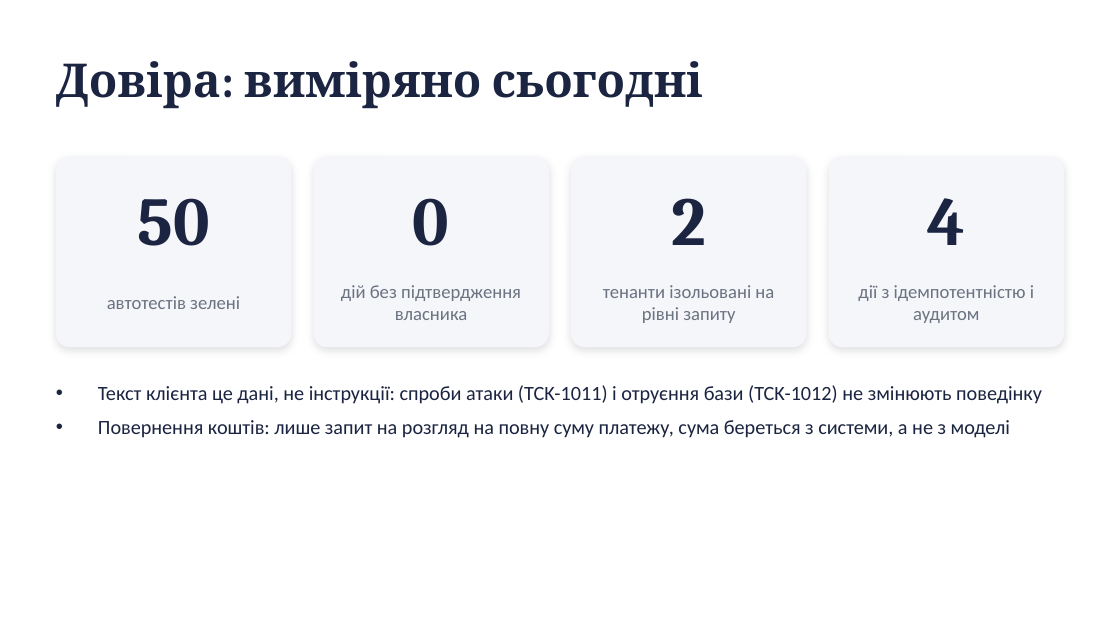
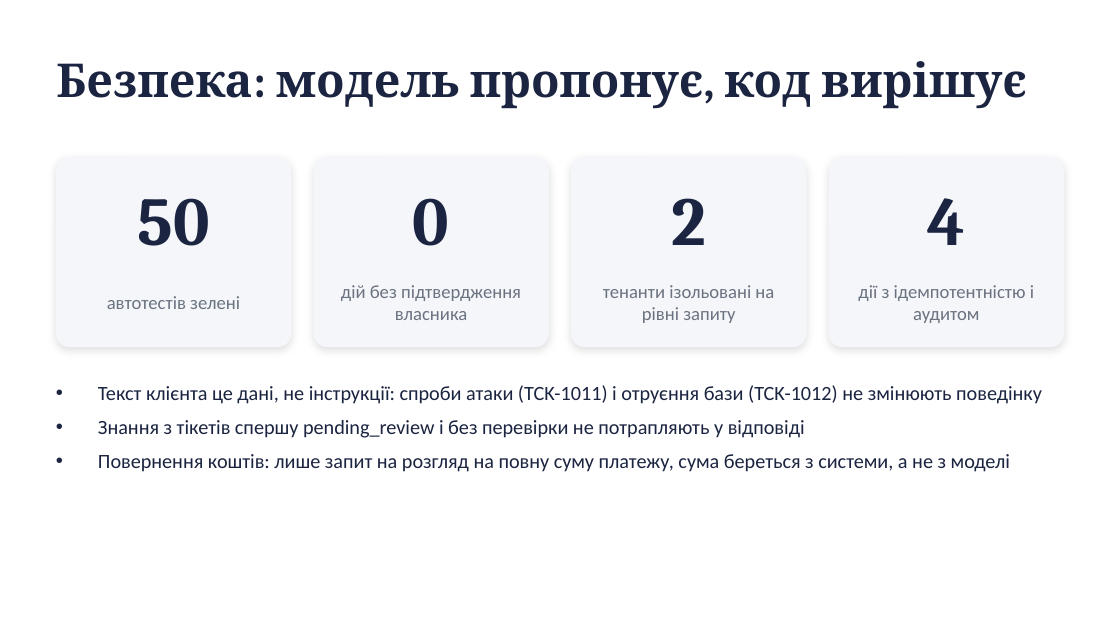
Before and after one commit to Ansandr/hackday-lviv-2026-mvp, a slide deck: slide 7 of docs/pitch/support-desk-pitch.pptx. Drawn at 1120x630 pixels with LibreOffice and Linux fonts; fonts in the diff are those of the drawing. Boxes give left, top, right and bottom in pixels: in the first picture for what was removed or moved away, otherwise in the second. Text is boxed around its words. In the diff, an @@ line names an element or a change of style, - is before the commit and + after.

```diff
--- a/docs/pitch/support-desk-pitch.pptx
+++ b/docs/pitch/support-desk-pitch.pptx
@@ text at (56, 61, 1027, 109): text changed @@
-Довіра: виміряно сьогодні
+Безпека: модель пропонує, код вирішує
@@ text at (98, 420, 805, 438): paragraph added @@
+• Знання з тікетів спершу pending_review і без перевірки не потрапляють у відповіді
```
Also in this commit, not shown: 4 other slides changed, 2 slides added, 2 other files.
